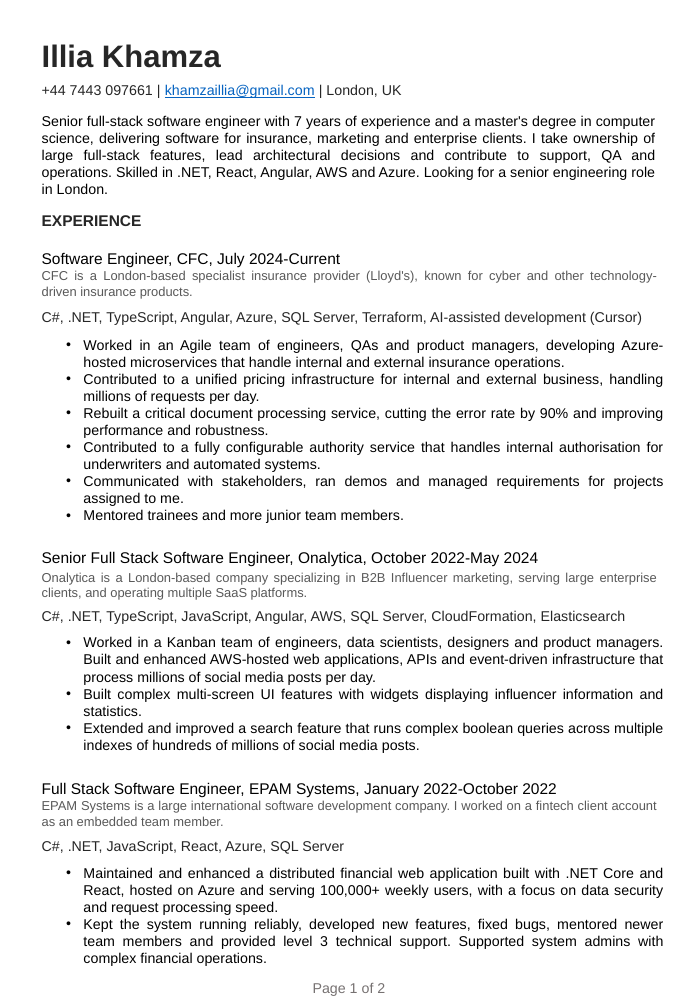
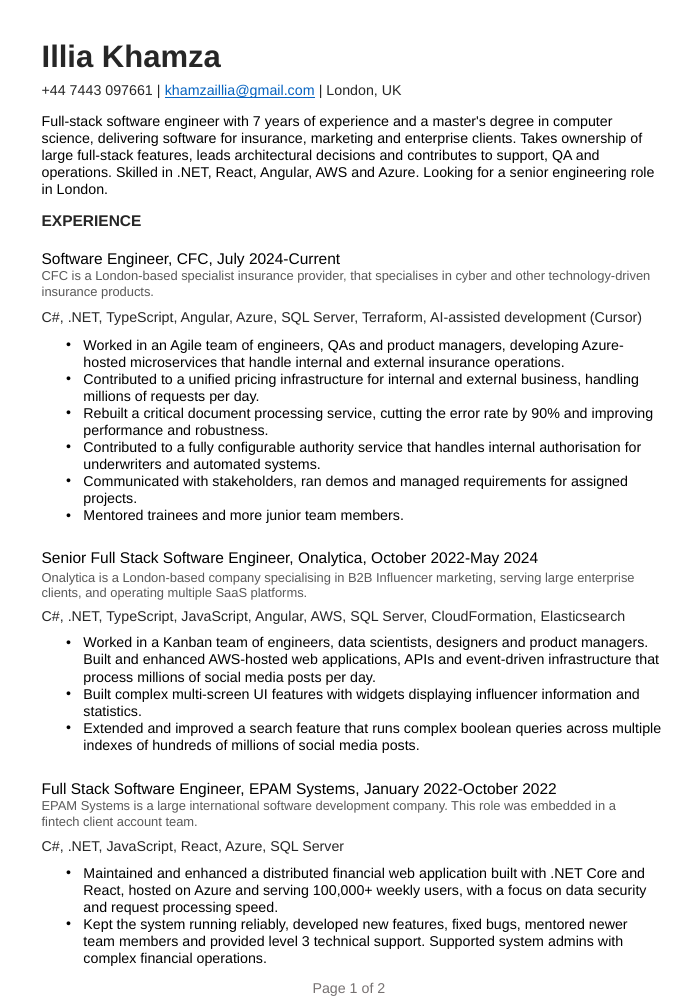
Before and after one commit to khamzakhamzakhamza/cv, a slide deck: slide 1 of Illia Khamza CV 2026.pptx. Drawn at 698x1008 pixels with LibreOffice and Linux fonts; fonts in the diff are those of the drawing. Boxes give left, top, right and bottom in pixels: in the first picture for what was removed or moved away, otherwise in the second. Text is boxed around its words. In the diff, an @@ line names an element or a change of style, - is before the commit and + after.

```diff
--- a/Illia Khamza CV 2026.pptx
+++ b/Illia Khamza CV 2026.pptx
@@ text at (42,115,655,194): text changed @@
-Senior full-stack software engineer with 7 years of experience and a master's degree in computer science, delivering software for insurance, marketing and enterprise clients. I take ownership of large full-stack features, lead architectural decisions and contribute to support, QA and operations. Skilled in .NET, React, Angular, AWS and Azure. Looking for a senior engineering role in London.
+Full-stack software engineer with 7 years of experience and a master's degree in computer science, delivering software for insurance, marketing and enterprise clients. Takes ownership of large full-stack features, leads architectural decisions and contributes to support, QA and operations. Skilled in .NET, React, Angular, AWS and Azure. Looking for a senior engineering role in London.
@@ alignment justified to left in 5 elements at (42,551,538,567), (83,636,661,753), (42,782,556,797), (83,867,647,966), (42,252,340,267) @@
@@ text at (42,270,651,298): text changed @@
-CFC is a London-based specialist insurance provider (Lloyd's), known for cyber and other technology-driven insurance products.
+CFC is a London-based specialist insurance provider, that specialises in cyber and other technology-driven insurance products.
@@ text at (83,339,654,523): alignment justified to left @@
@@ text at (83,475,628,506): text changed @@
-• Communicated with stakeholders, ran demos and managed requirements for projects assigned to me.
+• Communicated with stakeholders, ran demos and managed requirements for assigned projects.
@@ text at (42,572,634,600): text changed @@
-Onalytica is a London-based company specializing in B2B Influencer marketing, serving large enterprise clients, and operating multiple SaaS platforms.
+Onalytica is a London-based company specialising in B2B Influencer marketing, serving large enterprise clients, and operating multiple SaaS platforms.
@@ text at (42,800,616,826): text changed @@
-EPAM Systems is a large international software development company. I worked on a fintech client account as an embedded team member.
+EPAM Systems is a large international software development company. This role was embedded in a fintech client account team.
```
Also in this commit, not shown: 1 other slide changed, 2 other files.
